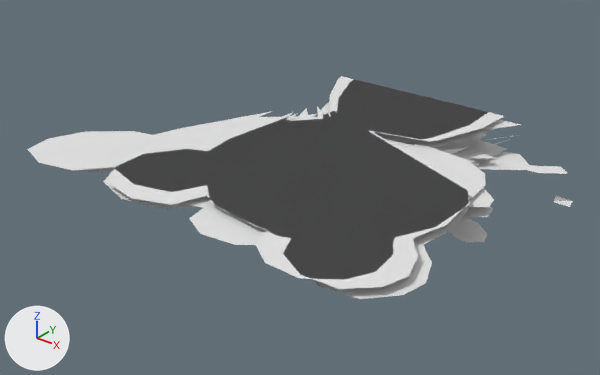
The Blender file raw/chr_pandagirl.blend as it was, and as the next commit left it.
The view is the same before and after, from a camera (50 mm lens) standing at (1.529, -0.896, 0.777) and looking at (0.42, 0.49, -0.082). Every picture has the same lights, and +X, +Y and +Z are marked at lower left.

In view in the first picture: 'neutral', 'shock', 'uncomfortable', 'weedz'.
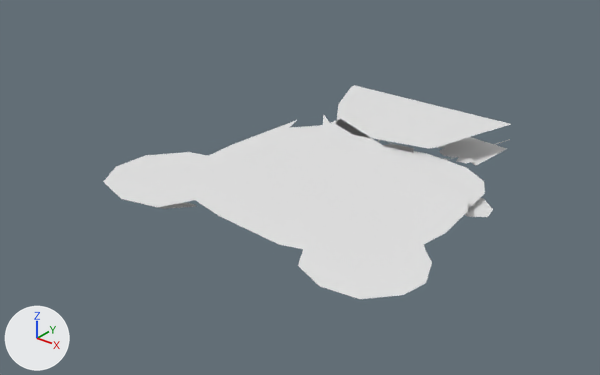
What differs and where, as boxes (x1, y1, x2, y2) in the pictures (600 x 375 px):
```json
{"object": "weedz", "change": "hidden", "before": [114, 76, 573, 280]}
{"object": "neutral", "change": "hidden", "before": [107, 80, 504, 289]}
{"object": "shock", "change": "hidden", "before": [28, 101, 529, 245]}
{"object": "uncomfortable", "change": "unchanged, uncovered by the edit", "before": [103, 128, 510, 299], "after": [103, 85, 511, 299]}
```

Scene script edits in JSON lines:
```json
{"op": "add", "block": "ob_neutral", "code": "ob_neutral.hide_set(True)"}
{"op": "add", "block": "ob_shock", "code": "ob_shock.hide_set(True)"}
{"op": "add", "block": "ob_weedz", "code": "ob_weedz.hide_set(True)"}
```
